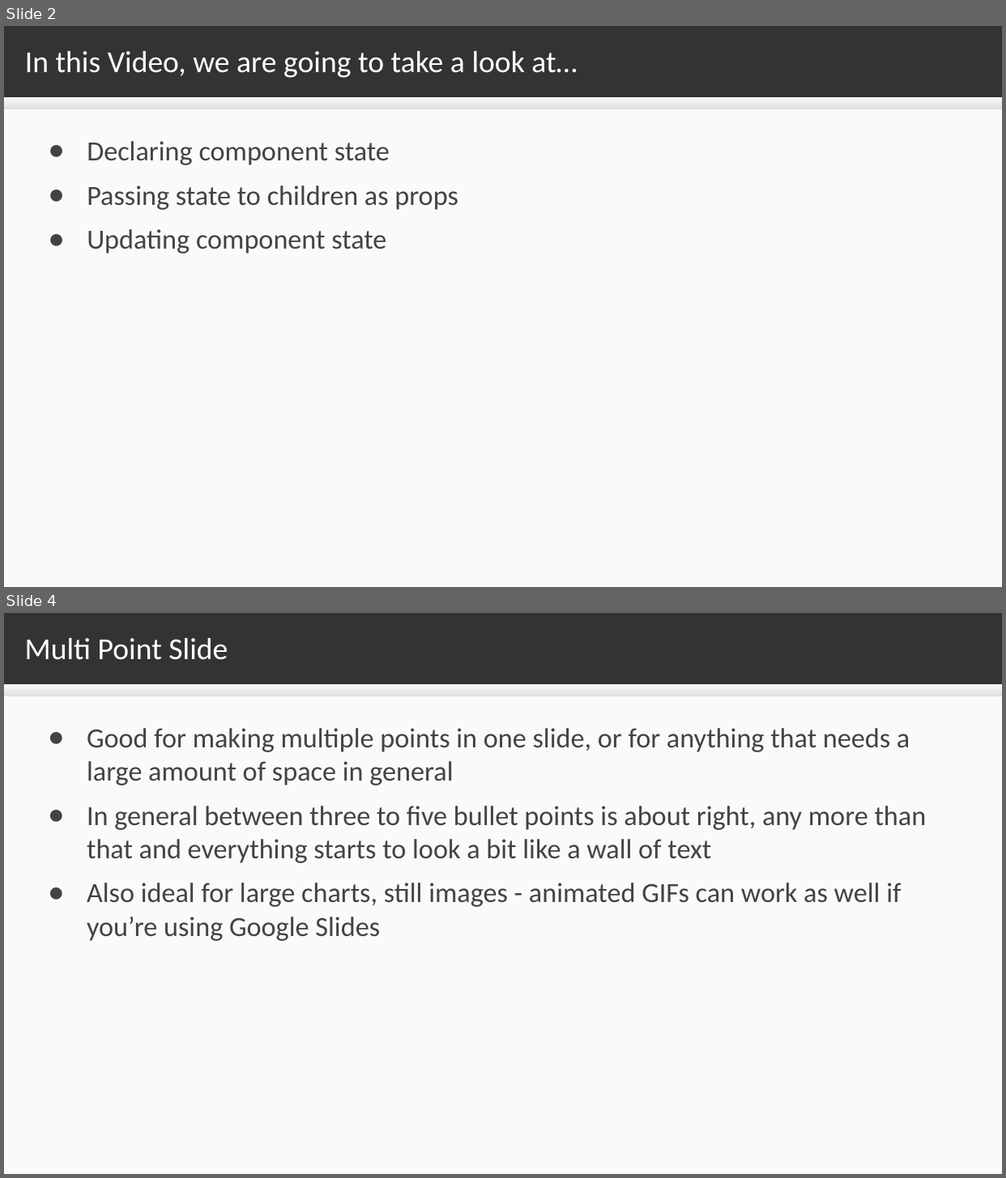
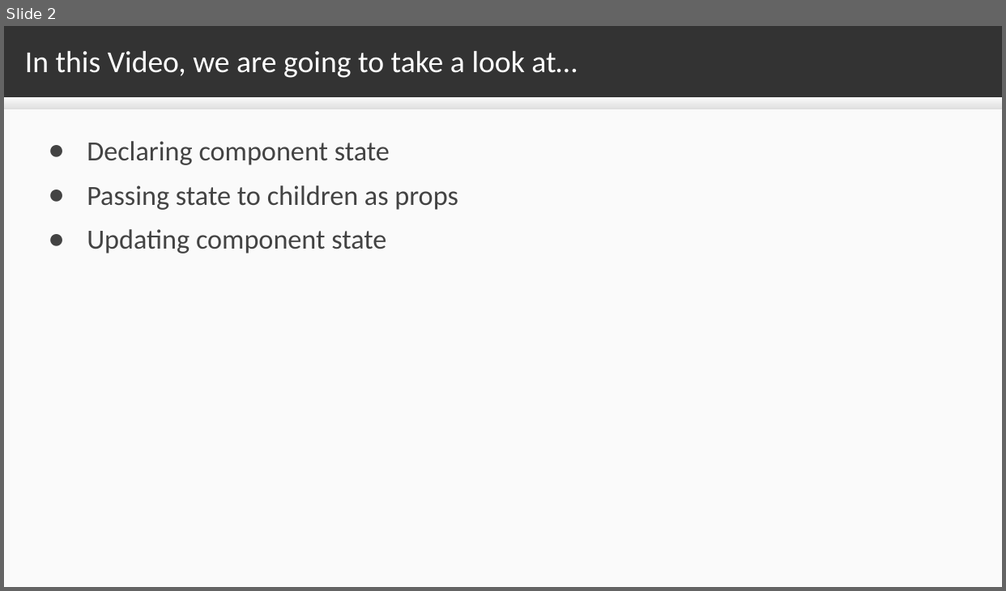
Before and after one commit to sslotsky/next-scripts, a slide deck: video-2.2/2.2.odp. Shown one above the other, each under a label of ours: slides 2 and 4 before the commit, slide 2 after it; the slides between them are not shown. The pictures are 1006x1178 and 1006x591 pixels, drawn with LibreOffice and Linux fonts; fonts in the diff are those of the drawing. Boxes give left, top, right and bottom in pixels: in the first picture for what was removed or moved away, otherwise in the second. Text is boxed around its words. In the diff, an @@ line names an element or a change of style, - is before the commit and + after.

```diff
--- a/video-2.2/2.2.odp
+++ b/video-2.2/2.2.odp
@@ slide 4 removed at [4, 613, 1002, 1174], background #333333; not listed: 2 template elements that a slide beside it also shows @@
@@ title removed at [25, 638, 228, 660] @@
-Multi Point Slide
@@ text removed at [87, 728, 927, 941] @@
-● Good for making multiple points in one slide, or for anything that needs a large amount of space in general
-● In general between three to five bullet points is about right, any more than that and everything starts to look a bit like a wall of text
-● Also ideal for large charts, still images - animated GIFs can work as well if you’re using Google Slides
```
Also in this commit, not shown: 1 slide changed, 6 other slides removed, 10 other files.
